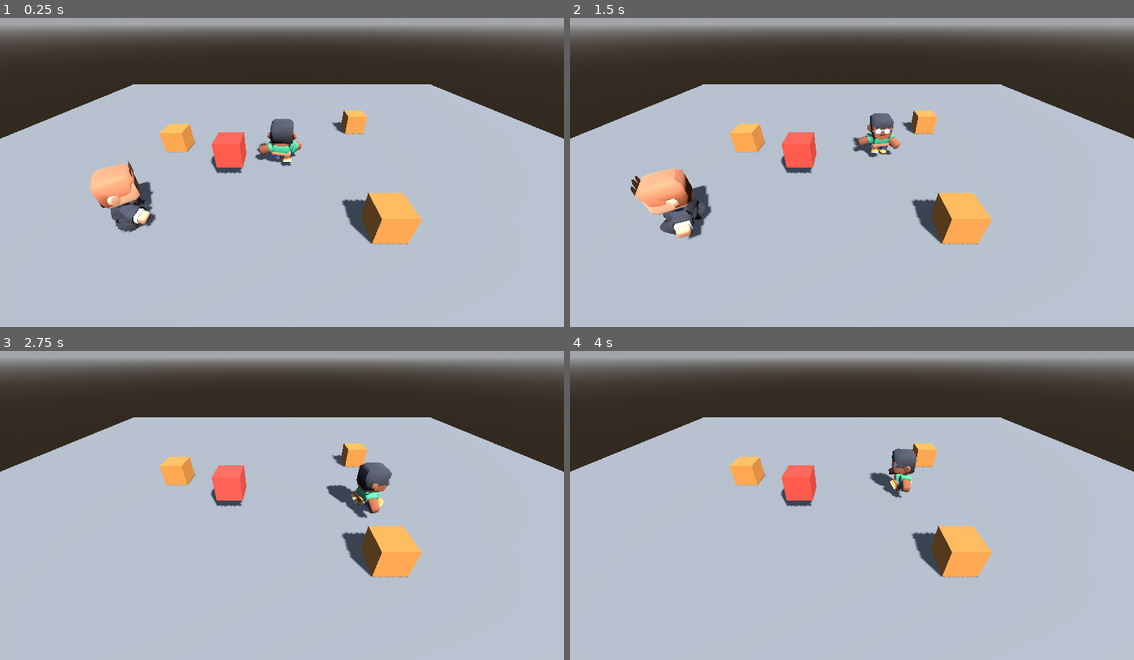
Above: before the commit, frames 1-4 (two rows, left to right).
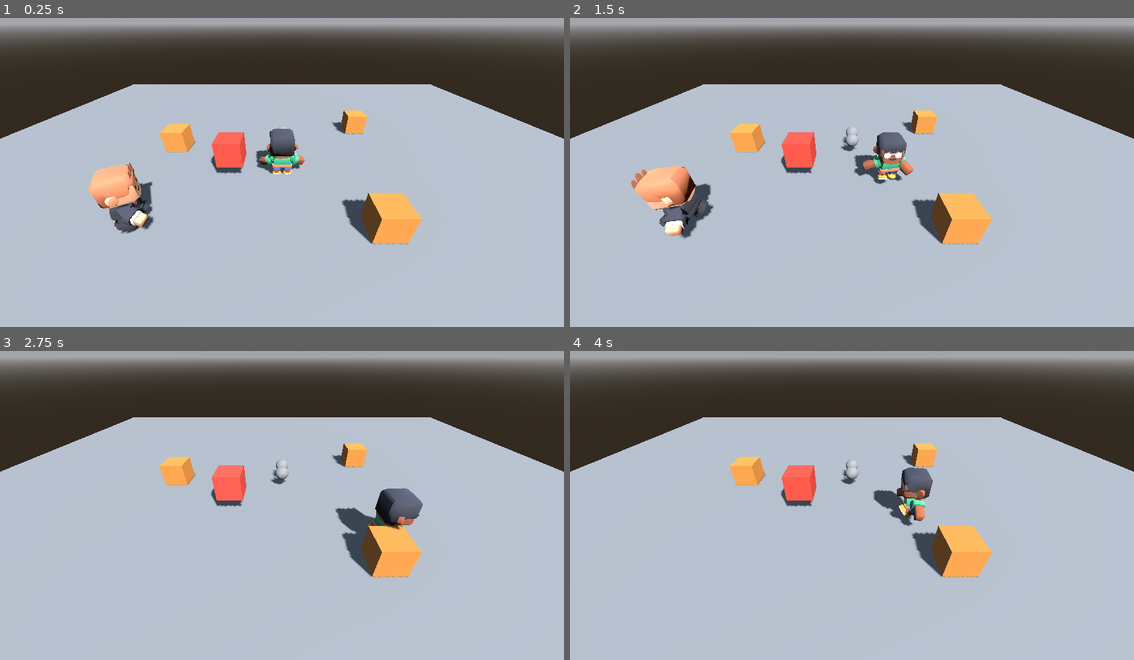
Above: after the commit, the same moments.

Repository: Carola-caicedo/Survivor-Maze-Puzzle
Game: Godot game, scene res://main.tscn
Same seed, same stepped clock (60 frames per second), same inputs: the game is played once before the commit and once after it.
Inputs:
- Up to frame 1 (0.25 s): no input
- Up to frame 2 (1.5 s): tap Enter (ui_accept) at 0.5, 0.77 s; hold D (move_right) 0.53-1.28 s; tap Space (espada) at 0.6 s; hold S (move_down) from 1.28 s (still down); tap E (interactuar) at 1.35 s
- Up to frame 3 (2.75 s): tap Enter (ui_accept) at 1.52 s; release S (move_down) at 2.03 s; hold D (move_right) from 2.03 s (still down); tap F at 2.1 s
- Up to frame 4 (4 s): release D (move_right) at 2.78 s; hold W (move_up) 2.78-3.53 s; tap Space (espada) at 2.85 s; tap Enter (ui_accept) at 3.02, 3.77 s; hold A (move_left) from 3.53 s (still down); tap E (interactuar) at 3.6 s

The runs differ from the first frame. In frame 1, 1.5% of the frame differs, in the area x 15-55%, y 32-70%; in frame 2, 2.8%, in the area x 10-61%, y 30-72%; in frame 3, 2.3%; in frame 4, 1.7%.

Commit message:
T10 N1 - Tarea B - objetivo con area

Diff:
--- a/main.tscn
+++ b/main.tscn
@@ -8,6 +8,7 @@
 [ext_resource type="Script" uid="uid://g76pliv8lo3r" path="res://interactuar.gd" id="5_lquwl"]
 [ext_resource type="Script" uid="uid://dasg24n6trd5e" path="res://salud.gd" id="7_5vw27"]
 [ext_resource type="PackedScene" uid="uid://ccd46sqcppw1j" path="res://golpeador.tscn" id="7_272bh"]
+[ext_resource type="PackedScene" uid="uid://d2085s0j4q45i" path="res://objetivo.tscn" id="9_kek77"]
 
 [sub_resource type="ProceduralSkyMaterial" id="CieloMat"]
 
@@ -97,7 +98,6 @@
 [node name="Personaje" type="CharacterBody3D" parent="." unique_id=2042316050 node_paths=PackedStringArray("camara") groups=["jugador"]]
 script = ExtResource("1_pj")
 camara = NodePath("../Camera3D")
-prueba = 1
 accion_prueba = "golpeador.F5"
 
 [node name="CollisionShape3D" type="CollisionShape3D" parent="Personaje" unique_id=1745509103]
@@ -121,3 +121,12 @@
 rapidez = 2.5
 rango_ataque = 1.3
 tiempo_recarga = 1.2
+
+[node name="Objetivo" parent="." unique_id=1374076160 instance=ExtResource("9_kek77")]
+transform = Transform3D(1, 0, 0, 0, 1, 0, 0, 0, 1, 0, 0, -0.8)
+
+[node name="Objetivo2" parent="." unique_id=1146712578 instance=ExtResource("9_kek77")]
+transform = Transform3D(1, 0, 0, 0, 1, 0, 0, 0, 1, 0, 0, -1.6)
+
+[node name="Objetivo3" parent="." unique_id=1158250416 instance=ExtResource("9_kek77")]
+transform = Transform3D(1, 0, 0, 0, 1, 0, 0, 0, 1, 0, 0, -2.4)
--- /dev/null
+++ b/objetivo.gd
@@ -0,0 +1,15 @@
+extends Area3D
+
+@export var valor = 1
+
+
+func _ready():
+	add_to_group("objetivos")
+	body_entered.connect(_al_entrar)
+
+
+func _al_entrar(cuerpo):
+	if not cuerpo.is_in_group("jugador"):
+		return
+	print(name, " recogido cuadro ", Engine.get_physics_frames())
+	queue_free()
--- /dev/null
+++ b/objetivo.tscn
@@ -0,0 +1,21 @@
+[gd_scene format=3 uid="uid://d2085s0j4q45i"]
+
+[ext_resource type="Script" uid="uid://ddudhcldqdykp" path="res://objetivo.gd" id="1_ocde7"]
+
+[sub_resource type="SphereShape3D" id="SphereShape3D_6pmnr"]
+radius = 0.7
+
+[sub_resource type="SphereMesh" id="SphereMesh_6pmnr"]
+radius = 0.3
+height = 0.6
+
+[node name="Objetivo" type="Area3D" unique_id=1374076160]
+script = ExtResource("1_ocde7")
+
+[node name="CollisionShape3D" type="CollisionShape3D" parent="." unique_id=1986217480]
+transform = Transform3D(1, 0, 0, 0, 1, 0, 0, 0, 1, 0, 0.6, 0)
+shape = SubResource("SphereShape3D_6pmnr")
+
+[node name="MeshInstance3D" type="MeshInstance3D" parent="." unique_id=2132370423]
+transform = Transform3D(1, 0, 0, 0, 1, 0, 0, 0, 1, 0, 0.6, 0)
+mesh = SubResource("SphereMesh_6pmnr")
Not shown, added: objetivo.gd.uid
